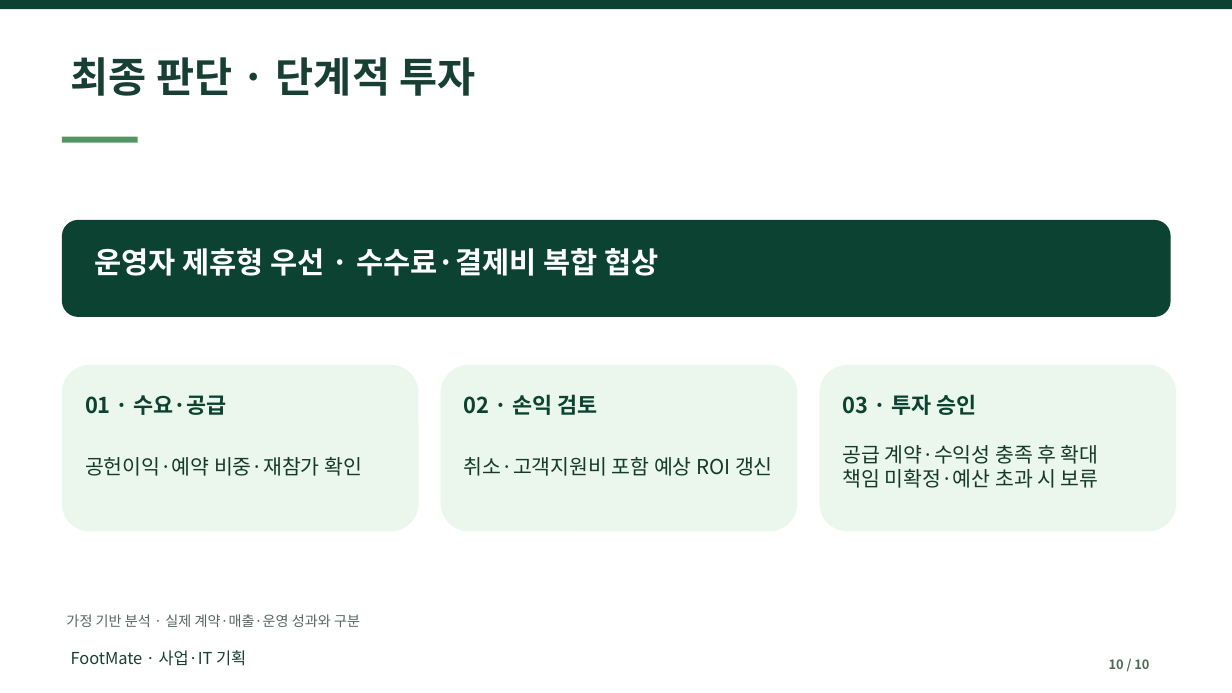
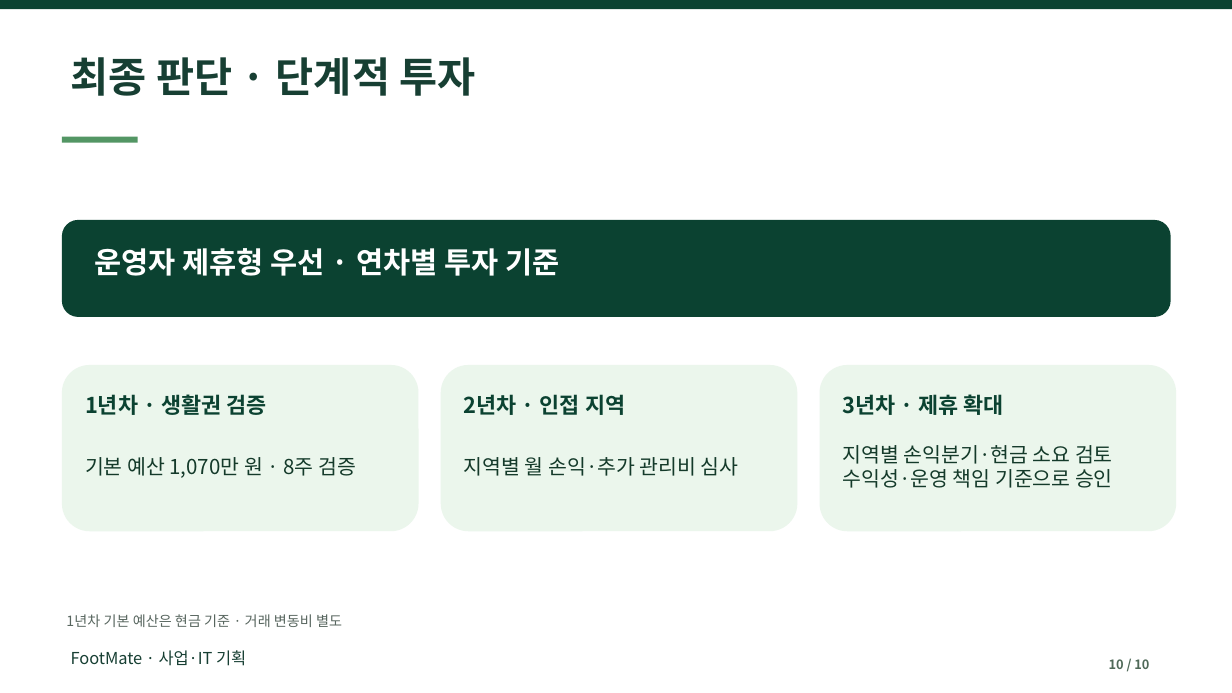
Before and after one commit to dohyunkimmm/footmate, a slide deck: slide 10 of src/case-study/downloads/footmate_report.pptx. Drawn at 1232x693 pixels with LibreOffice and Linux fonts; fonts in the diff are those of the drawing. Boxes give left, top, right and bottom in pixels: in the first picture for what was removed or moved away, otherwise in the second. Text is boxed around its words. In the diff, an @@ line names an element or a change of style, - is before the commit and + after.

```diff
--- a/src/case-study/downloads/footmate_report.pptx
+++ b/src/case-study/downloads/footmate_report.pptx
@@ text at (94,248,559,276): text changed @@
-운영자 제휴형 우선 · 수수료·결제비 복합 협상
+운영자 제휴형 우선 · 연차별 투자 기준
@@ text at (85,394,266,415): text changed @@
-01 · 수요·공급
+1년차 · 생활권 검증
@@ text at (464,394,625,415): text changed @@
-02 · 손익 검토
+2년차 · 인접 지역
@@ text at (843,394,1004,415): text changed @@
-03 · 투자 승인
+3년차 · 제휴 확대
@@ text at (843,445,1113,488): text changed @@
-공급 계약·수익성 충족 후 확대
-책임 미확정·예산 초과 시 보류
+지역별 손익분기·현금 소요 검토
+수익성·운영 책임 기준으로 승인
@@ text at (85,457,356,478): text changed @@
-공헌이익·예약 비중·재참가 확인
+기본 예산 1,070만 원 · 8주 검증
@@ text at (464,457,739,476): text changed @@
-취소·고객지원비 포함 예상 ROI 갱신
+지역별 월 손익·추가 관리비 심사
@@ text at (66,614,342,627): text changed @@
-가정 기반 분석 · 실제 계약·매출·운영 성과와 구분
+1년차 기본 예산은 현금 기준 · 거래 변동비 별도
```
Also in this commit, not shown: 4 other files.
